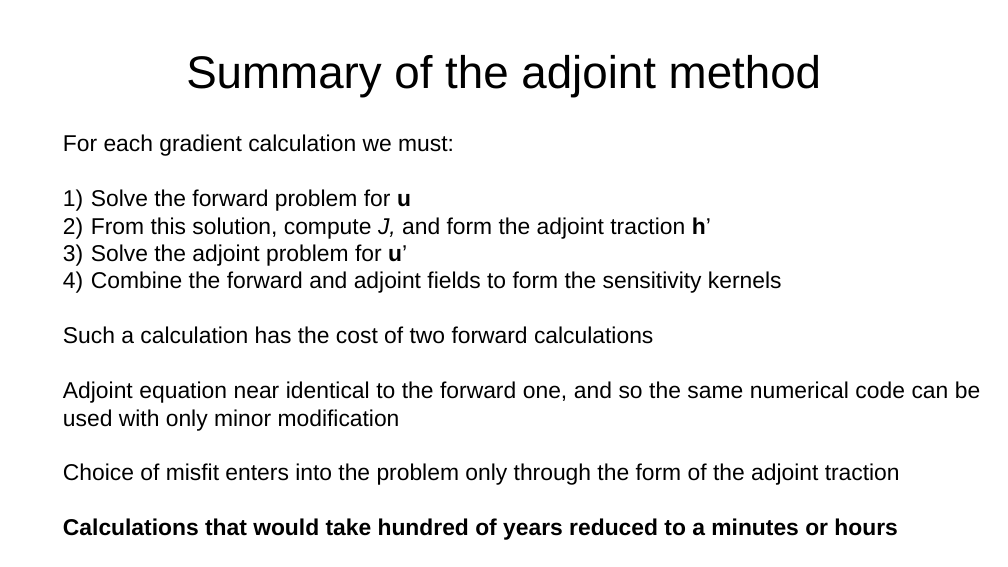
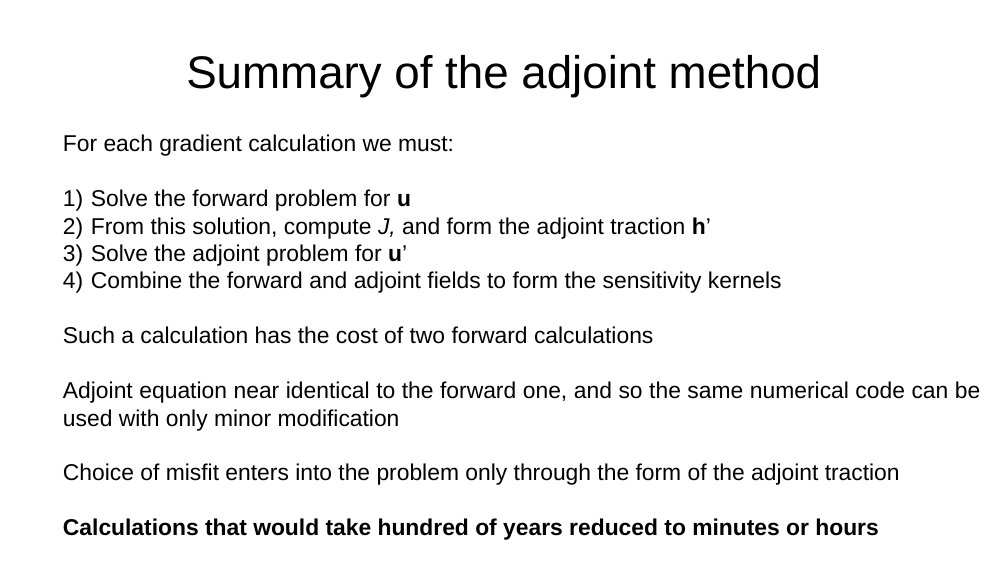
Before and after one commit to da380/PEPLectures, a slide deck: slide 28 of slides/slides8.odp. Drawn at 1008x567 pixels with LibreOffice and Linux fonts; fonts in the diff are those of the drawing. Boxes give left, top, right and bottom in pixels: in the first picture for what was removed or moved away, otherwise in the second. Text is boxed around its words. In the diff, an @@ line names an element or a change of style, - is before the commit and + after.

```diff
--- a/slides/slides8.odp
+++ b/slides/slides8.odp
@@ text at (63, 518, 878, 540): text changed @@
-Calculations that would take hundred of years reduced to a minutes or hours
+Calculations that would take hundred of years reduced to minutes or hours
```
Also in this commit, not shown: 4 other files.
